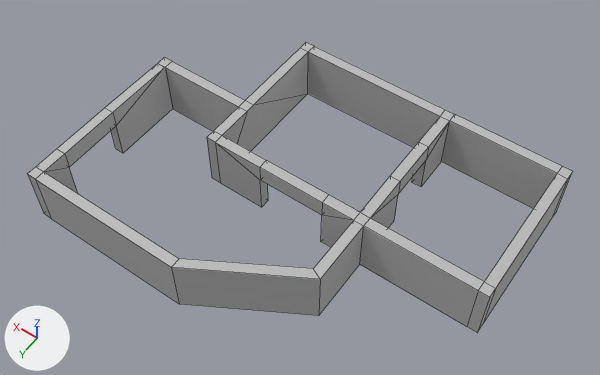
Two versions of the FBX model Assets Design/Level0.fbx, one commit apart.
Rendered twice from a 50 mm lens placed at (-1.59, 2.23, 3.73), pointed at (0.01, -0.02, 0.19). Arrows for +X, +Y and +Z are at lower left; the lights stay in place. Mesh edges are drawn as thin lines. Where no turn or scale is listed for an object, it has been applied to the vertices.
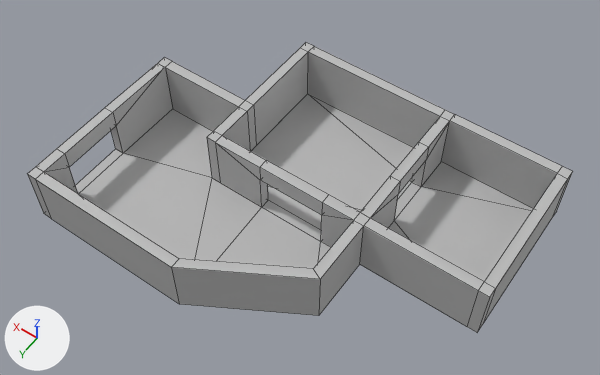
Location of each change, [x1, y1, x2, y2] in pixels of the pictures (600 x 375 px; the box of a moved part takes in the faces that stretch with it):
'Level0_Floor:pCube11', added: after [75, 94, 533, 281]
part 1 of me_mesh, moved or reshaped: [222, 53, 308, 151] in both

What the commit changed:
Material 'Level0_Floor:Level0_Floor_Level0_Floor_initialShadingGroup1' (mat_level0_floor_level0_floor_level0_floor_initialshadinggroup1) is new.
Its base color is (0.5, 0.5, 0.5) (grey #bcbcbc).
me_mesh has 116 vertices, 102 faces and spans x -1.15..1.15, y -0.83..0.83, z 0.0..0.35.
me_mesh is used by ob_pcube11; location (0.0, 0.0, 0.0).
Verts and faces of me_mesh; kept vertices keep their numbers, new ones are numbered from 116.
Before the commit, vertices of me_mesh: 28 (0.49, -0.18, 0.35) at pixel (247, 111), 29 (0.49, 0.04, 0.0), 30 (0.49, -0.24, 0.35) at pixel (253, 104), 31 (0.49, -0.77, 0.0) at pixel (307, 93), 34 (0.49, -0.77, 0.35) at pixel (308, 51).
Before the commit, vertices of me_mesh: 37 (0.49, 0.04, 0.35) at pixel (222, 135).
Part 1, on me_mesh:
Faces deleted: (28, 29, 31, 30), (30, 31, 34), (28, 37, 29).
New vertex 116 is at (0.49, -0.19, 0.0), pixel (250, 152).
New vertex 117 is at (0.5, -0.25, 0.0), pixel (256, 145).
New faces: (28, 37, 29, 116), (30, 117, 31, 34), (28, 116, 117, 30).
Mesh me_mesh_001 is new.
It has 27 vertices, 16 faces and spans x -1.1..1.16, y -0.78..0.78, z 0.0.
It uses material mat_level0_floor_level0_floor_level0_floor_initialshadinggroup1 (grey #bcbcbc).
Object 'Level0_Floor:pCube11' (ob_level0_floor_pcube11) is new; it shows me_mesh_001.
Its location is (0.0, 0.0, 0.0).
